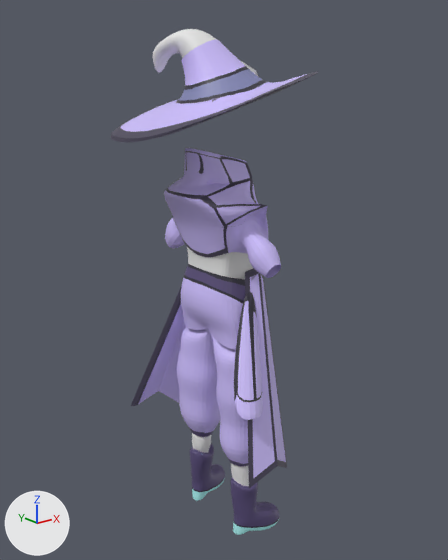
The Blender file Version Zero/Assets/Models/Reya.blend, before and after one commit.
Both versions are drawn from a camera (50 mm lens) standing at (-8.73, -10.95, 10.93) and looking at (0.16, 0.16, 6.48). The lights are fixed; the arrows at lower left show +X, +Y and +Z.

The scene before the commit, as lines of its bpy script (objects in view):
```python
ob_cape = bpy.data.objects.new('Cape', me_cube_003)
ob_cape.location = (0.04, 0.17, 5.3)
ob_cape_001 = bpy.data.objects.new('Cape.001', me_cube_005)
ob_cape_001.location = (0.15, 0.02, 5.3)
ob_cape_001.rotation_euler = (0.0, 3.142, 0.0)  # degrees (0, 180, 0)
ob_cape_001.scale = (-1.0, -1.0, -1.0)
ob_hat = bpy.data.objects.new('Hat', me_cube_007)
ob_hat.location = (-0.57, 0.38, 10.92)
ob_hat.rotation_euler = (-0.0498, -0.107, -0.00663)  # degrees (-2.9, -6.1, -0.4)
ob_hat.scale = (1.39, 1.0, 1.0)
ob_hat_001 = bpy.data.objects.new('Hat.001', me_cube_008)
ob_hat_001.location = (-0.47, 0.22, 10.78)
ob_hat_001.rotation_euler = (0.0283, -0.153, 0.0151)  # degrees (1.6, -8.8, 0.9)
ob_hat_001.scale = (1.35, 0.952, 1.14)
ob_hat_diamond = bpy.data.objects.new('Hat Diamond', me_cube_011)
ob_hat_diamond.location = (0.62, -0.25, 11.15)
ob_hat_diamond.rotation_euler = (-0.162, -0.788, -0.0801)  # degrees (-9.3, -45, -4.6)
ob_hat_diamond.scale = (0.0899, 0.403, 0.403)
ob_jacket = bpy.data.objects.new('Jacket', me_cube_001)
ob_jacket.location = (0.0, 0.11, 7.53)
ob_jacket.scale = (1.0, 1.0, 1.49)
ob_sphere = bpy.data.objects.new('Sphere', me_sphere)
ob_sphere.location = (-0.07, 0.19, 9.98)
ob_sphere.scale = (0.895, 0.895, 0.895)
ob_torso = bpy.data.objects.new('Torso', me_cube_002)
ob_torso.location = (0.0, 0.11, 7.53)
ob_torso.scale = (1.02, 1.02, 1.52)
# also in view: 'Pant Legs' at (-0.01, 0.08, 3.7); 'Cape.002' at (-0.51, -1.56, 5.31); 'Shoes.001' at (0.31, -0.91, 0.82); 'Shoes' at (0.31, 1.02, 0.82); 'Pant Top' at (-0.04, 0.06, 5.93)
```
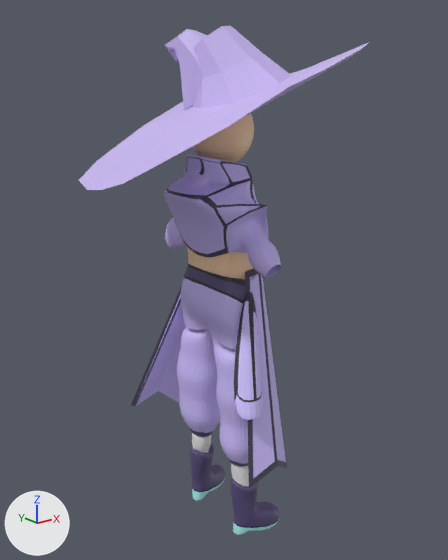
Commit message: New hat 3D model

Location of each change, (x1, y1, x2, y2) in pixels of the pictures (448 x 560 px; the box of a moved part takes in the faces that stretch with it):
'Hat', recoloured, moved, turned, rescaled, modifiers changed
    before: (111, 39, 318, 142)
    after: (79, 25, 369, 190)
'Jacket', reshaped
    before: (164, 148, 281, 278)
    after: (164, 154, 281, 278)
'Sphere', shown
    after: (193, 114, 254, 162)
'Hat Top', added (purple)
    after: (165, 29, 208, 110)
'Hat.001', deleted
    before: (153, 29, 217, 73)
'Torso', recoloured (grey to brown)
    both: (187, 247, 253, 279)
'Hat Diamond', deleted
    before: (241, 61, 258, 76)
part 1 of me_cube_001, moved or reshaped
    before: (219, 154, 252, 183)
    after: (219, 160, 252, 183)
part 2 of me_cube_001, moved or reshaped
    before: (184, 148, 232, 184)
    after: (184, 154, 232, 184)

What the commit changed:
Picture 'Cape_R_Line.png' (img_cape_r_line_png) is new.
Material 'Cape.001' (mat_cape_001) changes its picture from img_cape to img_cape_r_line_png.
Material 'Base Pink' (mat_base_pink) is new.
Its base color is (0.596, 0.489, 0.904) (purple #cbbaf4).
Material 'Skin' (mat_skin) is new.
Its base color is (0.974, 0.658, 0.428) (beige #fcd4af).
me_cube_001 has 107 vertices, 107 faces, 3 loose edges and spans x -1.26..1.07, y -2.05..1.99, z -0.39..1.45.
me_cube_001 is used by ob_jacket; location (0.0, 0.11, 7.53); scale (1.0, 1.0, 1.49).
me_cube_001 part 1: all 4 vertices in x 0.03, y -0.87..0.83, z 1.26 are moved by (0.0, 0.0, -0.05).
me_cube_001 part 2: all 4 vertices in x -0.84..-0.8, y -0.27..0.26, z 1.42..1.45 are moved by (0.06, 0.0, -0.1).
me_cube_002 has 84 vertices, 72 faces and spans x -0.7..0.77, y -0.95..0.95, z -1.09..0.4.
me_cube_002 now uses material mat_skin (beige #fcd4af).
me_cube_007 has 70 vertices, 68 faces and spans x -1.97..2.78, y -2.49..2.26, z -1.22..0.87.
me_cube_007 no longer uses material mat_material (picture img_hat_line_png).
me_cube_007 now uses material mat_base_pink (purple #cbbaf4).
Mesh me_plane_001 is new.
It has 26 vertices, 30 faces and spans x -0.99..1.46, y -1.91..2.07, z -1.27..2.02.
It uses material mat_base_pink (purple #cbbaf4).
Object 'Sphere' (ob_sphere) is now shown.
Object 'Sphere' (ob_sphere) moves from (-0.07, 0.19, 9.98) to (0.07, 0.14, 9.99).
Object 'Sphere' (ob_sphere) is rescaled from (0.895, 0.895, 0.895) to (0.749, 0.695, 0.779).
Object 'Hat' (ob_hat) loses its SUBSURF modifier named 'Subdivision'.
Object 'Hat' (ob_hat) moves from (-0.57, 0.38, 10.92) to (-0.53, -0.01, 10.95).
Object 'Hat' (ob_hat) turns from (-2.9, -6.1, -0.4) to (-5.4, -11, -0.3) degrees about x, y and z.
Object 'Hat' (ob_hat) is rescaled from (1.39, 1.0, 1.0) to (1.53, 1.06, 1.17).
Object 'Hat.001' (ob_hat_001) is deleted.
Object 'Hat Diamond' (ob_hat_diamond) is deleted.
Object 'Hat Top' (ob_hat_top) is new; it shows me_plane_001.
Its location is (-0.36, 0.2, 11.14).
Its rotation in degrees is (-7.7, -11, -0.3).
Its scale is (0.627, 0.436, 0.48).
